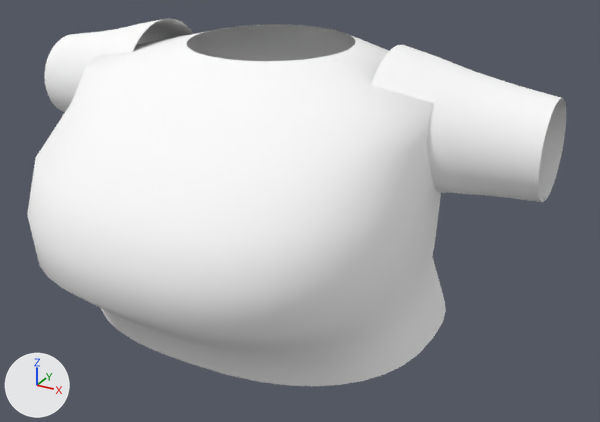
The Blender file assets/blender/avatars/shared/top/basic-tshirt.blend, before and after one commit.
The view is the same before and after, from a 50 mm lens placed at (0.397, -0.707, 0.917), pointed at (0.041, -0.06, 0.593). Every picture has the same lights, and +X, +Y and +Z are marked at lower left. The picture after the commit comes second.

Before the edit, the objects in view are built like this:
```python
me_polo_female_shell_mesh_011 = bpy.data.meshes.new('Polo_Female_Shell_Mesh.011')
me_polo_female_shell_mesh_011.from_pydata(...)  # 760 vertices, 640 faces; spans x -0.265..0.265, y -0.278..0.1, z 0.479..0.759
me_polo_female_shell_mesh_011.polygons.foreach_set('use_smooth', [True] * 640)
me_polo_female_shell_mesh_011.materials.append(mat_basictshirt_mastertint_female)  # white #ffffff
ob_tshirt_female = bpy.data.objects.new('TShirt_Female', me_polo_female_shell_mesh_011)
ob_tshirt_female.location = (0.0, 0.0, 0.0)
```
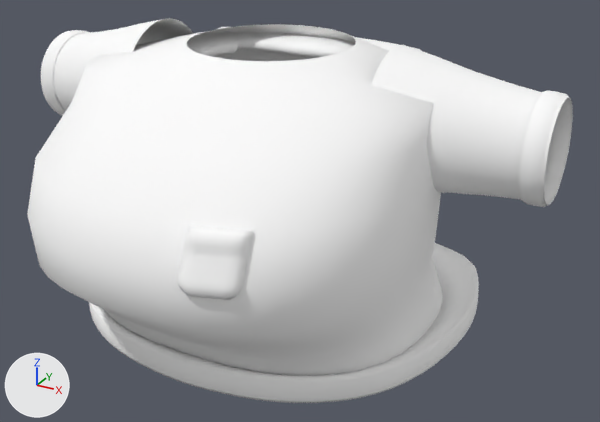
Where the change shows, as pixel boxes [x1, y1, x2, y2] in the pictures (600 x 422 px):
'TShirt_Female_Hem_Master_Female', added: after [89, 243, 479, 403]
'TShirt_Female_SleeveHem_L_Master_Female', added: after [517, 91, 573, 207]
'TShirt_Female_ChestPocket_Master_Female', added: after [177, 225, 253, 300]
'TShirt_Female_NeckRib_Master_Female', added: after [169, 27, 422, 58]
'TShirt_Female_SleeveHem_R_Master_Female', added: after [41, 30, 90, 115]

Edits to the bpy script that builds the scene:
```text
Add me_tshirt_female_chestpocket_mesh_005:
    me_tshirt_female_chestpocket_mesh_005.from_pydata(...)  # 234 vertices, 232 faces; spans x 0.0558..0.1031, y -0.277..-0.2403, z 0.6119..0.661
    me_tshirt_female_chestpocket_mesh_005.polygons.foreach_set('use_smooth', [True] * 232)
    me_tshirt_female_chestpocket_mesh_005.materials.append(mat_basictshirt_mastertint_female)  # white #ffffff
Add me_tshirt_female_neckrib_mesh_005:
    me_tshirt_female_neckrib_mesh_005.from_pydata(...)  # 576 vertices, 576 faces; spans x -0.134..0.134, y -0.174..0.076, z 0.685..0.738
    me_tshirt_female_neckrib_mesh_005.polygons.foreach_set('use_smooth', [True] * 576)
    me_tshirt_female_neckrib_mesh_005.materials.append(mat_basictshirt_mastertint_female)  # white #ffffff
Add me_tshirt_female_sleevehem_r_mesh_005:
    me_tshirt_female_sleevehem_r_mesh_005.from_pydata(...)  # 320 vertices, 320 faces; spans x -0.27..-0.249, y -0.0767..0.0204, z 0.6353..0.7322
    me_tshirt_female_sleevehem_r_mesh_005.polygons.foreach_set('use_smooth', [True] * 320)
    me_tshirt_female_sleevehem_r_mesh_005.materials.append(mat_basictshirt_mastertint_female)  # white #ffffff
Add me_tshirt_female_sleevehem_l_mesh_005:
    me_tshirt_female_sleevehem_l_mesh_005.from_pydata(...)  # 320 vertices, 320 faces; spans x 0.249..0.27, y -0.0767..0.0204, z 0.6353..0.7322
    me_tshirt_female_sleevehem_l_mesh_005.polygons.foreach_set('use_smooth', [True] * 320)
    me_tshirt_female_sleevehem_l_mesh_005.materials.append(mat_basictshirt_mastertint_female)  # white #ffffff
Add me_tshirt_female_hem_mesh_005:
    me_tshirt_female_hem_mesh_005.from_pydata(...)  # 512 vertices, 512 faces; spans x -0.202..0.202, y -0.212..0.135, z 0.474..0.5
    me_tshirt_female_hem_mesh_005.polygons.foreach_set('use_smooth', [True] * 512)
    me_tshirt_female_hem_mesh_005.materials.append(mat_basictshirt_mastertint_female)  # white #ffffff
Add ob_tshirt_female_chestpocket_master_female:
    ob_tshirt_female_chestpocket_master_female = bpy.data.objects.new('TShirt_Female_ChestPocket_Master_Female', me_tshirt_female_chestpocket_mesh_005)
    ob_tshirt_female_chestpocket_master_female.location = (0.0, 0.0, 0.0)
Add ob_tshirt_female_neckrib_master_female:
    ob_tshirt_female_neckrib_master_female = bpy.data.objects.new('TShirt_Female_NeckRib_Master_Female', me_tshirt_female_neckrib_mesh_005)
    ob_tshirt_female_neckrib_master_female.location = (0.0, 0.0, 0.0)
Add ob_tshirt_female_sleevehem_r_master_female:
    ob_tshirt_female_sleevehem_r_master_female = bpy.data.objects.new('TShirt_Female_SleeveHem_R_Master_Female', me_tshirt_female_sleevehem_r_mesh_005)
    ob_tshirt_female_sleevehem_r_master_female.location = (0.0, 0.0, 0.0)
Add ob_tshirt_female_sleevehem_l_master_female:
    ob_tshirt_female_sleevehem_l_master_female = bpy.data.objects.new('TShirt_Female_SleeveHem_L_Master_Female', me_tshirt_female_sleevehem_l_mesh_005)
    ob_tshirt_female_sleevehem_l_master_female.location = (0.0, 0.0, 0.0)
Add ob_tshirt_female_hem_master_female:
    ob_tshirt_female_hem_master_female = bpy.data.objects.new('TShirt_Female_Hem_Master_Female', me_tshirt_female_hem_mesh_005)
    ob_tshirt_female_hem_master_female.location = (0.0, 0.0, 0.0)
```
